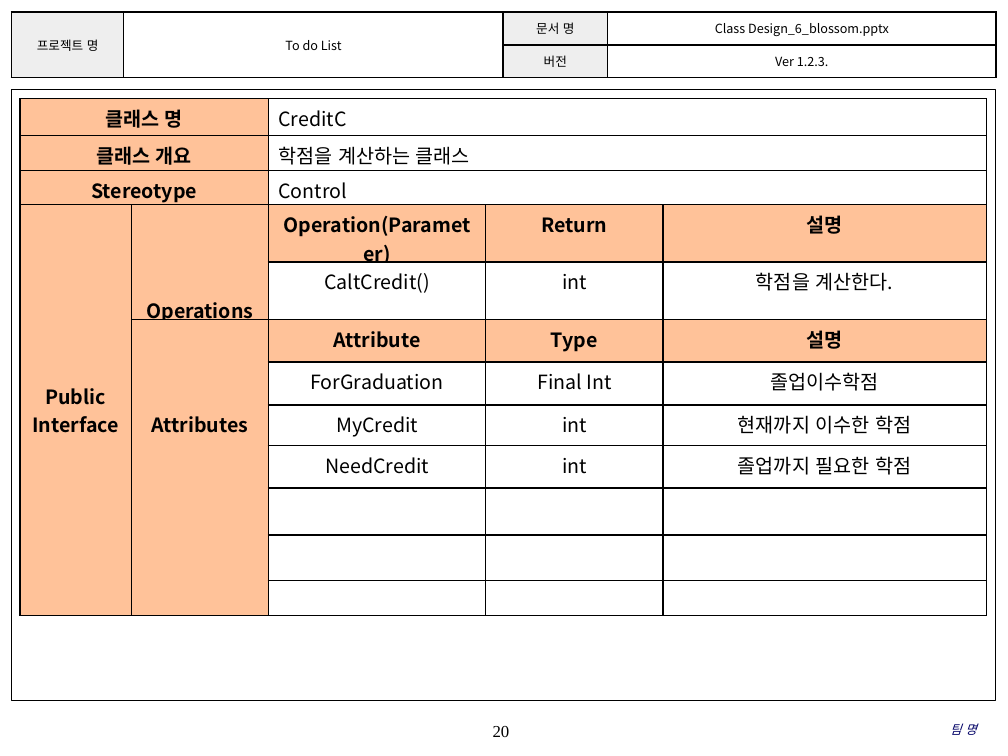
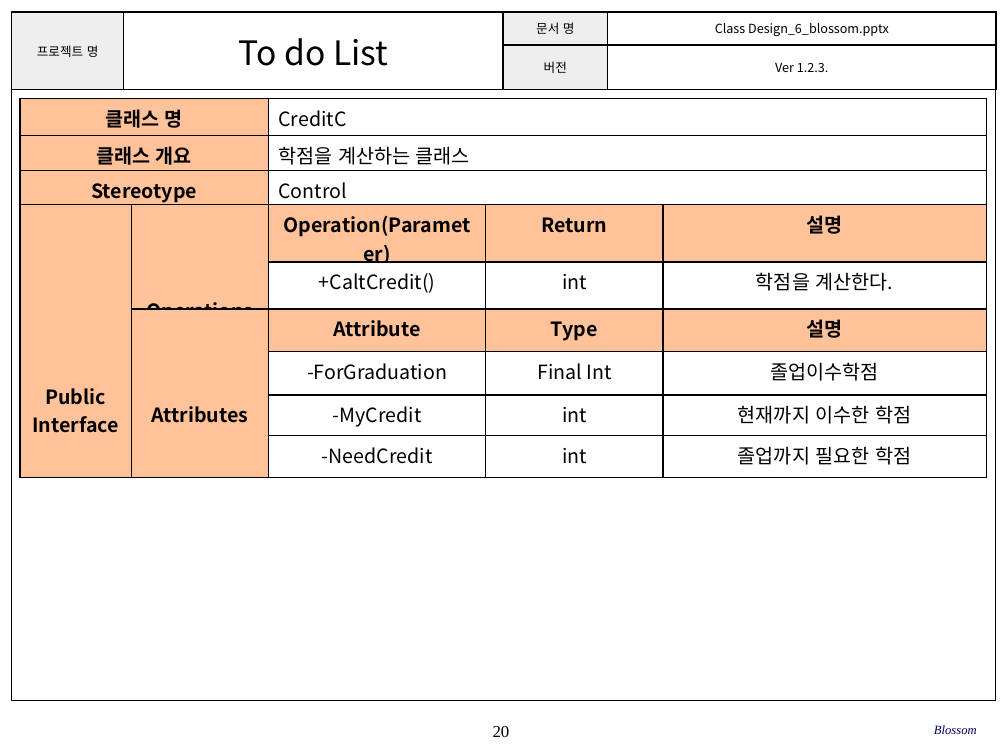
Before and after one commit to SE-admin/SE2017_6_blossom, a slide deck: slide 20 of doc/3_ 설계서/Class Design_6_blossom.pptx. Drawn at 1008x756 pixels with LibreOffice and Linux fonts; fonts in the diff are those of the drawing; background and template pictures are left out. Boxes give left, top, right and bottom in pixels: in the first picture for what was removed or moved away, otherwise in the second. Text is boxed around its words. In the diff, an @@ line names an element or a change of style, - is before the commit and + after.

```diff
--- a/doc/3_ 설계서/Class Design_6_blossom.pptx
+++ b/doc/3_ 설계서/Class Design_6_blossom.pptx
@@ table at (11,12,996,132) @@
@@ size 9 to 24 pt in "To do List" @@
@@ table at (20,99,988,478) @@
-row 5, column 3: CaltCredit()
+row 5, column 3: +CaltCredit()
-row 7:  |  | ForGraduation | Final Int | 졸업이수학점
-row 8:  |  | MyCredit | int | 현재까지 이수한 학점
-row 9:  |  | NeedCredit | int | 졸업까지 필요한 학점
-row 10:  |  |  |  | 
-row 11:  |  |  |  | 
-row 12:  |  |  |  | 
+row 7:  |  | -ForGraduation | Final Int | 졸업이수학점
+row 8:  |  | -MyCredit | int | 현재까지 이수한 학점
+row 9:  |  | -NeedCredit | int | 졸업까지 필요한 학점
@@ text at (934,725,977,734): text changed @@
-팀 명
+Blossom
```
Also in this commit, not shown: 23 other slides changed.
